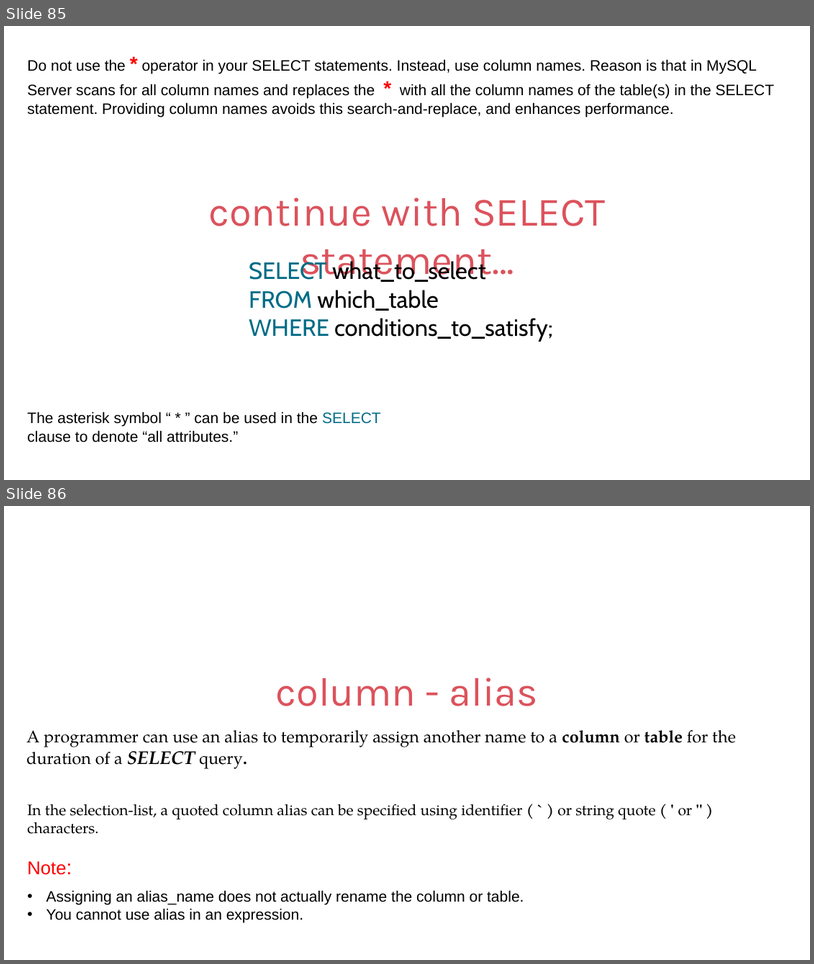
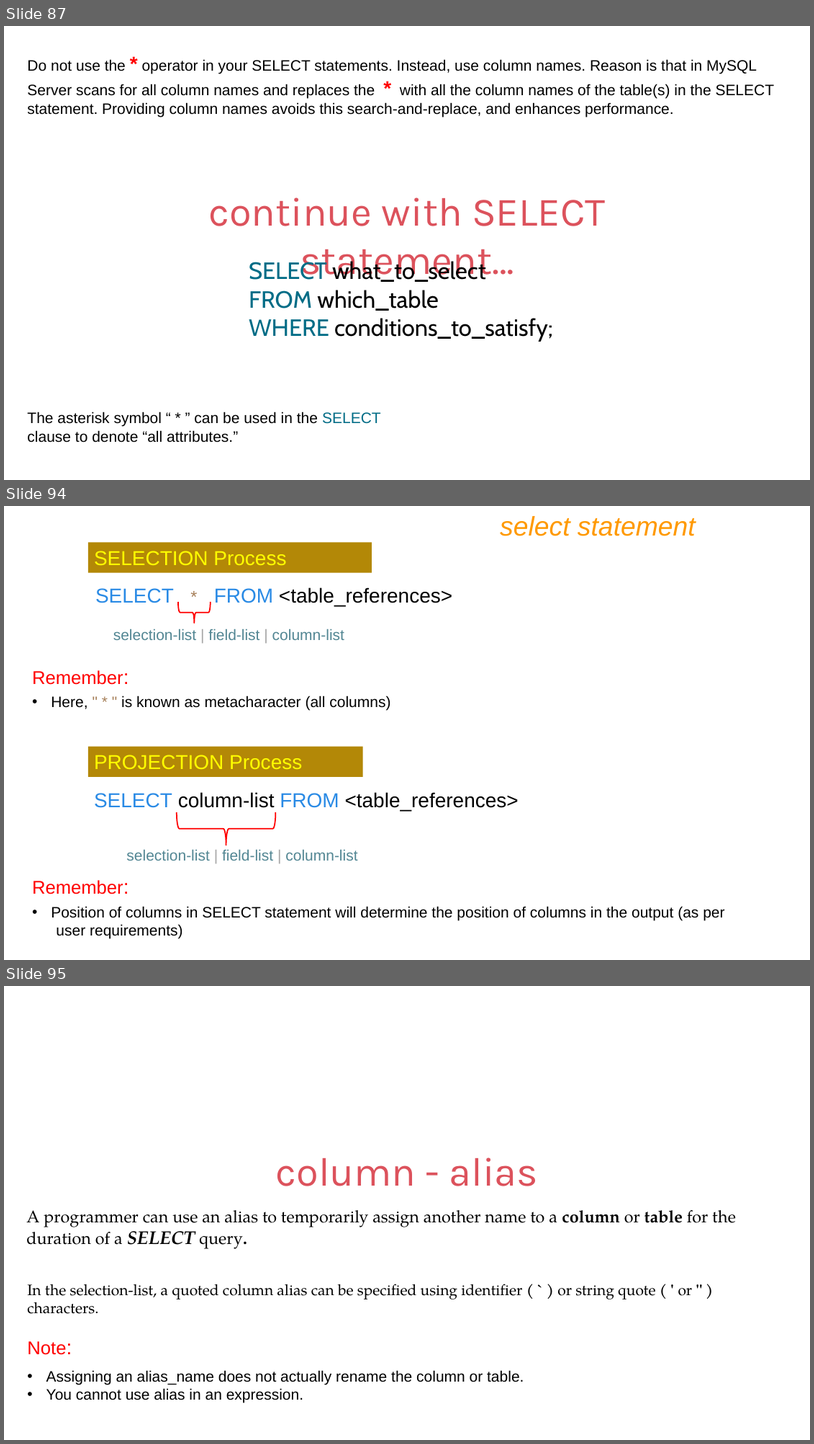
Before and after one commit to ABHAYB642/PG-DAC-All-Subjects, a slide deck: Database/IET MySQL PPT Ver9.pptx. Shown one above the other, each under a label of ours: slides 85 and 86 before the commit, slides 87, 94 and 95 after it; the slides between them are not shown. The pictures are 814x964 and 814x1444 pixels, drawn with LibreOffice and Linux fonts; fonts in the diff are those of the drawing. Boxes give left, top, right and bottom in pixels: in the first picture for what was removed or moved away, otherwise in the second. Text is boxed around its words. In the diff, an @@ line names an element or a change of style, - is before the commit and + after.

```diff
--- a/Database/IET MySQL PPT Ver9.pptx
+++ b/Database/IET MySQL PPT Ver9.pptx
@@ slide 94 added at bbox=[4, 506, 810, 960], background #FFFFFF @@
@@ text added at bbox=[500, 516, 696, 536], 32 pt, text #FF9900, italic @@
+select statement
@@ group added at bbox=[88, 542, 453, 640]: 2 texts, 1 rectangle, 1 left brace @@
+SELECT * FROM <table_references>
+SELECTION Process
+selection-list | field-list | column-list
@@ text added at bbox=[32, 670, 391, 710], 18 pt, text #000000 @@
+Remember:
+• Here, " * " is known as metacharacter (all columns)
@@ group added at bbox=[88, 746, 519, 860]: 2 texts, 1 rectangle, 1 left brace @@
+SELECT column-list FROM <table_references>
+PROJECTION Process
+selection-list | field-list | column-list
@@ text added at bbox=[32, 880, 725, 938], 18 pt, text #000000 @@
+Remember:
+• Position of columns in SELECT statement will determine the position of columns in the output (as per
+user requirements)
@@ what was slide 85 is now slide 87 @@
@@ what was slide 86 is now slide 95 @@
```
Also in this commit, not shown: 4 slides changed, 83 other slides added.
